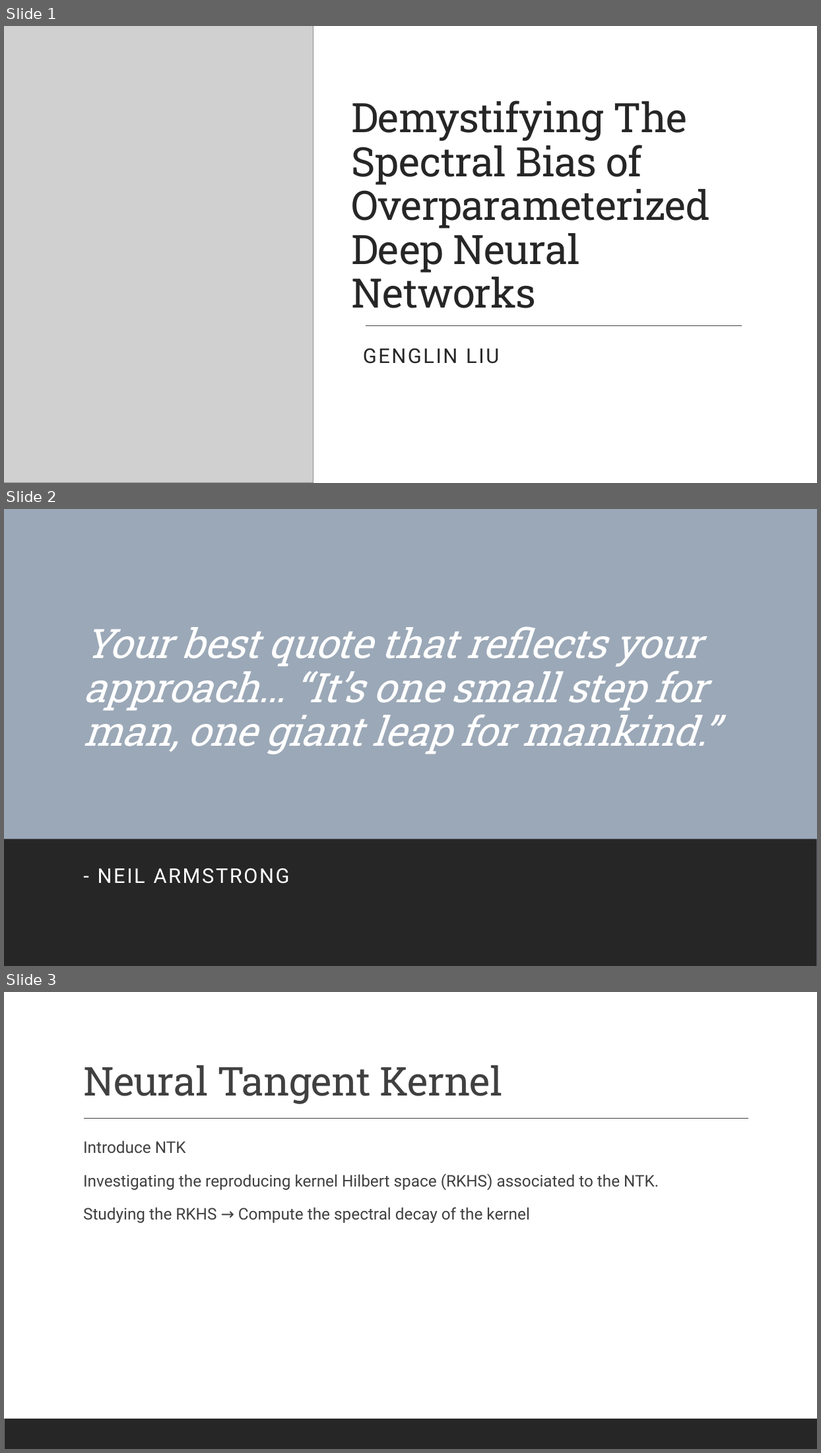
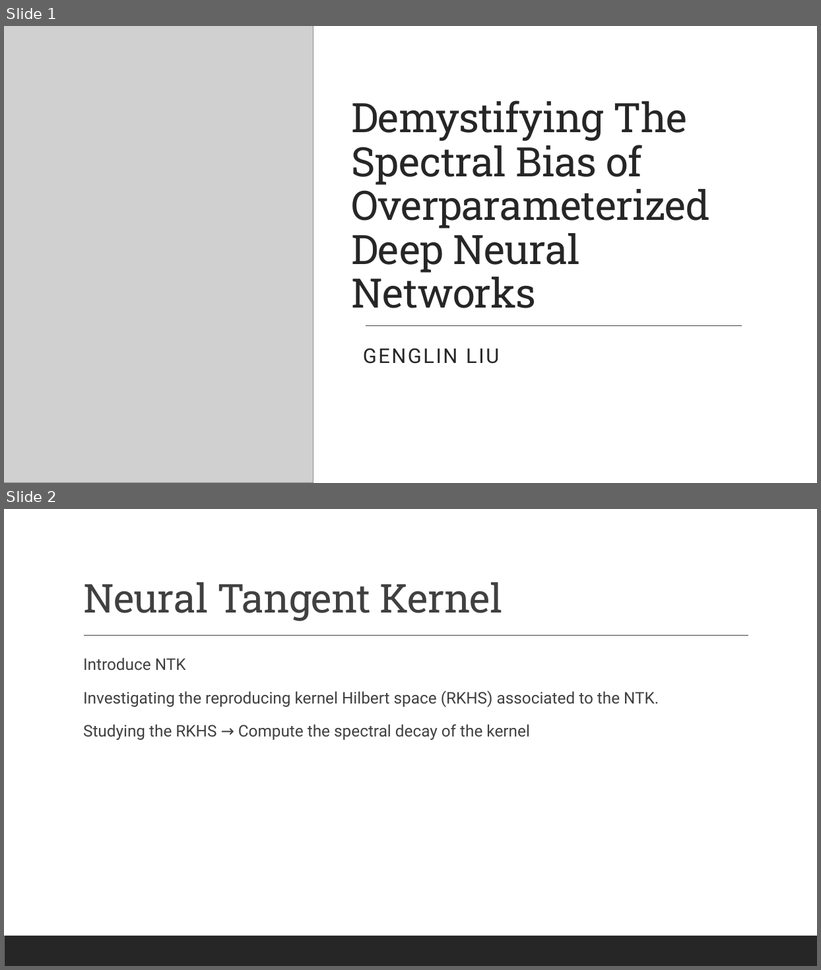
Before and after one commit to genglinliu/NTK-study, a slide deck: presentation/NTK presentation.pptx. Shown one above the other, each under a label of ours: slides 1, 2 and 3 before the commit, slides 1 and 2 after it. The pictures are 821x1453 and 821x970 pixels, drawn with LibreOffice and Linux fonts; fonts in the diff are those of the drawing; grey boxes stand for pictures. Boxes give left, top, right and bottom in pixels: in the first picture for what was removed or moved away, otherwise in the second. Text is boxed around its words. In the diff, an @@ line names an element or a change of style, - is before the commit and + after.

```diff
--- a/presentation/NTK presentation.pptx
+++ b/presentation/NTK presentation.pptx
@@ slide 2 removed at (4, 509, 817, 966), background #FFFFFF; not listed: 1 template element that a slide beside it also shows @@
@@ rectangle removed at (4, 509, 817, 966) @@
@@ title removed at (83, 626, 717, 755) @@
-Your best quote that reflects your approach… “It’s one small step for man, one giant leap for mankind.”
@@ rectangle removed at (4, 840, 817, 966) @@
@@ subtitle removed at (98, 869, 290, 884) @@
-- NEIL ARMSTRONG
@@ what was slide 3 is now slide 2 @@
```
Also in this commit, not shown: 1 slide added.
